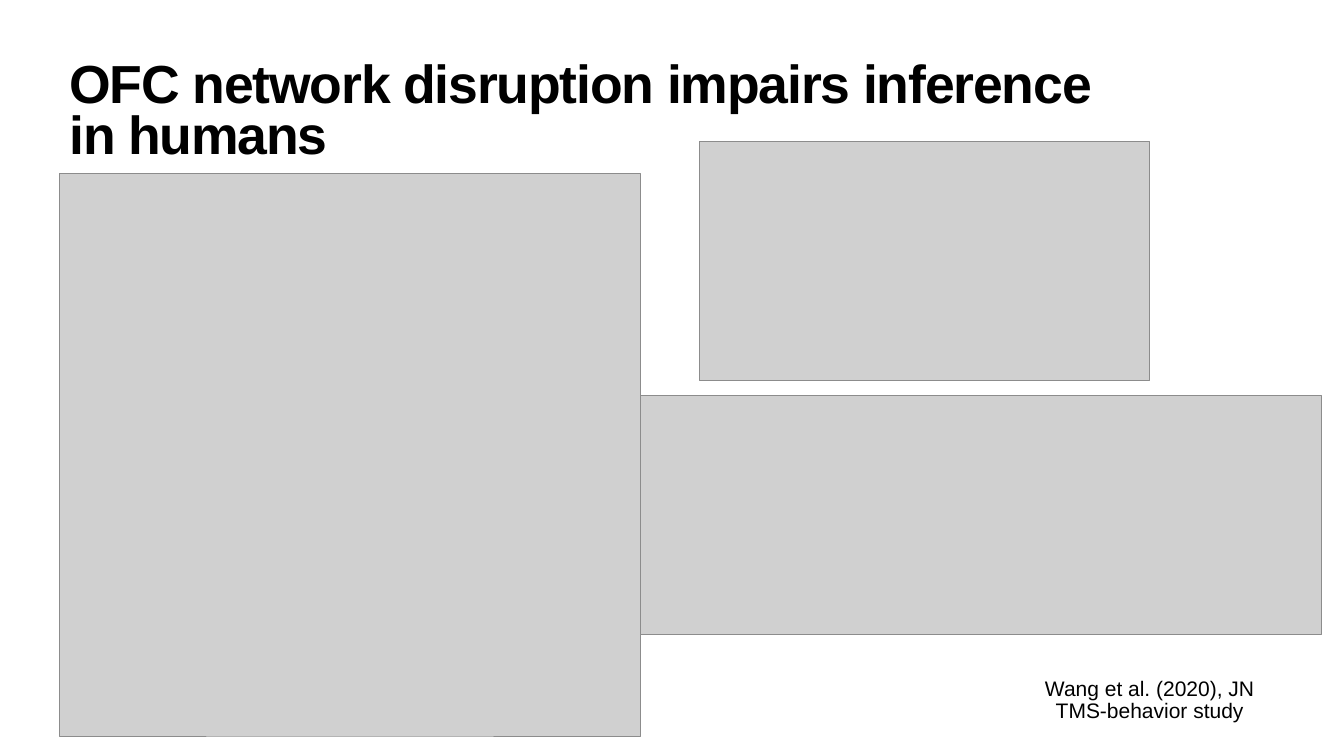
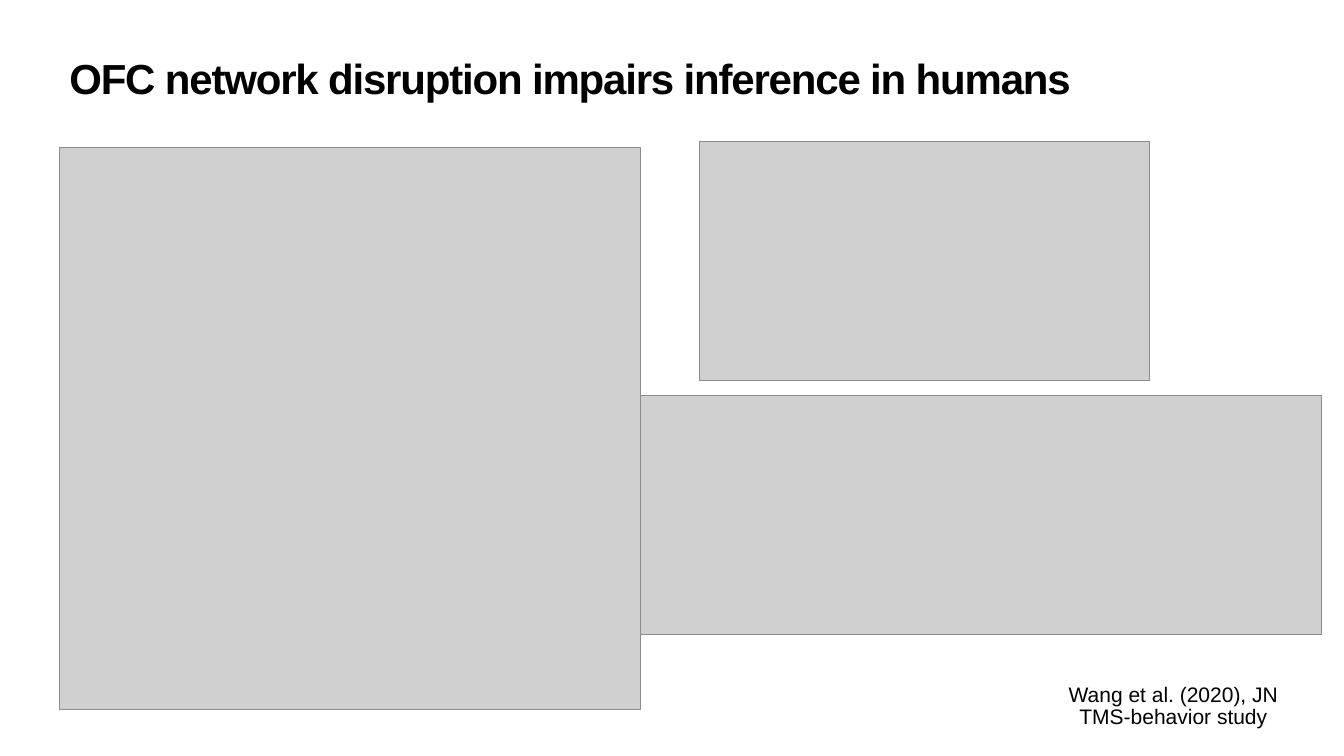
Before and after one commit to QingfangLiu/project-spcd, a slide deck: slide 5 of docs/Progress_branch_meeting.pptx. Drawn at 1344x756 pixels with LibreOffice and Linux fonts; fonts in the diff are those of the drawing; grey boxes stand for pictures. Boxes give left, top, right and bottom in pixels: in the first picture for what was removed or moved away, otherwise in the second. Text is boxed around its words. In the diff, an @@ line names an element or a change of style, - is before the commit and + after.

Commit message:
add png format for figure output and update branch meeting slides

```diff
--- a/docs/Progress_branch_meeting.pptx
+++ b/docs/Progress_branch_meeting.pptx
@@ title "OFC network disruption impairs inference ..." at (69, 63, 1071, 103): size 76.5 to 60 pt @@
@@ picture: place and size @@
-picture at (59, 174, 641, 736)
+picture at (59, 147, 641, 710)
@@ text "Wang et al. (2020), JN": place and size @@
-text "Wang et al. (2020), JN" at (1045, 680, 1254, 723)
+text "Wang et al. (2020), JN" at (1069, 686, 1278, 729)
```
Also in this commit, not shown: 15 other slides changed, 1 slide added, 1 slide removed, 2 other files.
